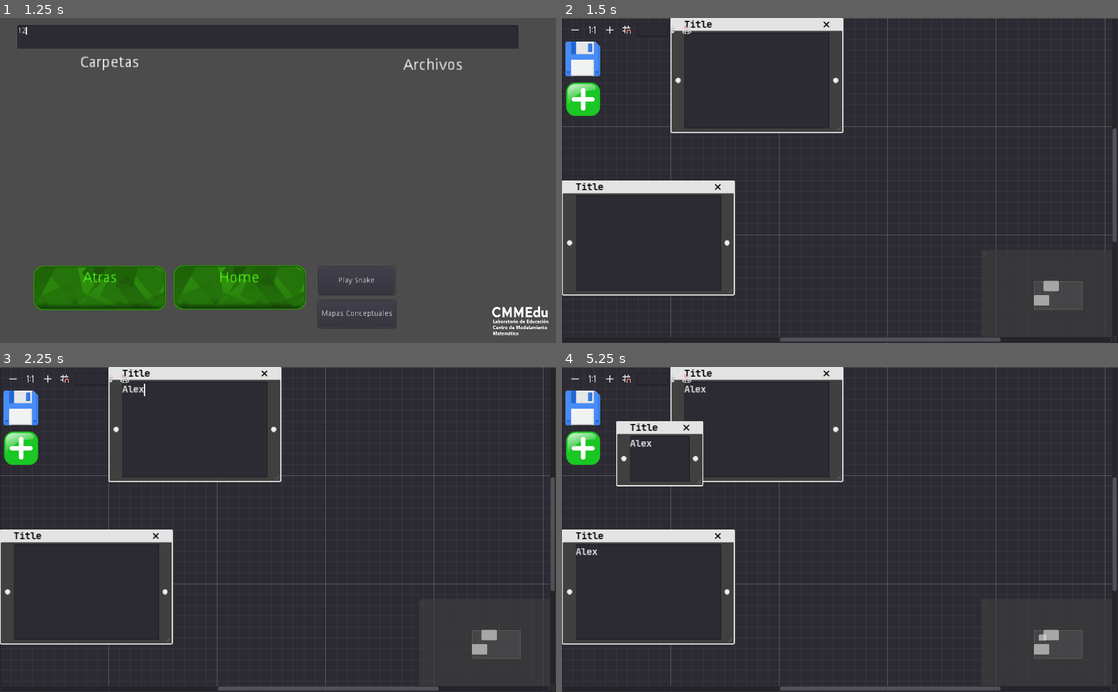
Above: before the commit, frames 1-4 (two rows, left to right).
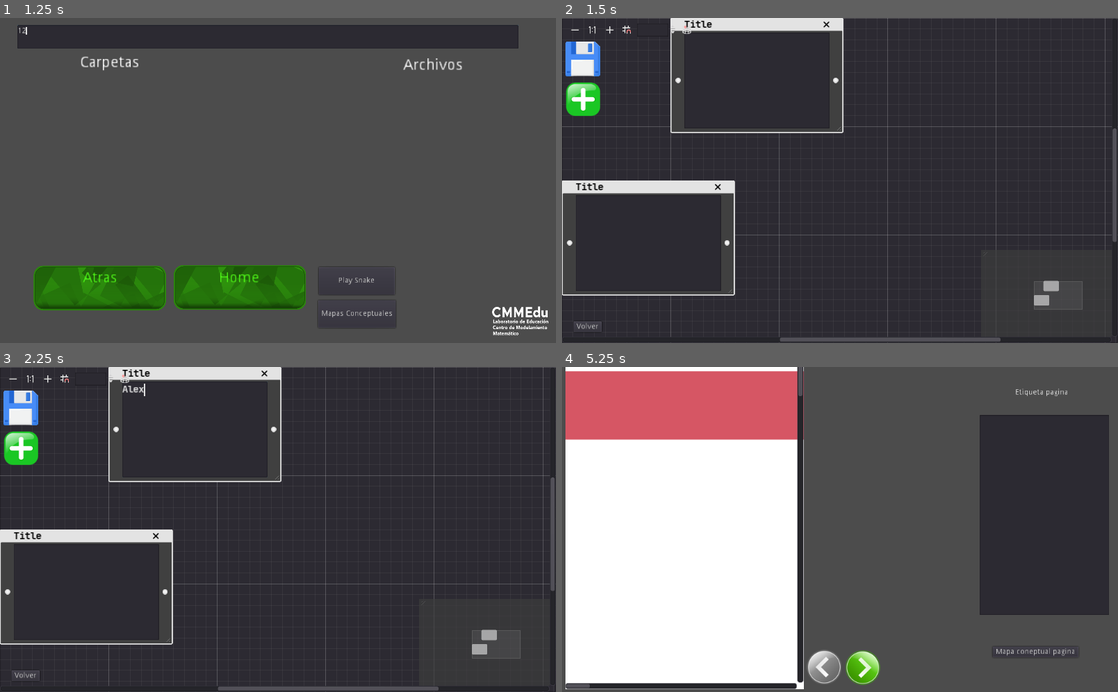
Above: after the commit, the same moments.

Repository: dhigueraf/Reader
Game: Godot game, scene res://Escenas/Scene.tscn
The game is run twice, just before and just after one commit, with the same random seed, the same clock (stepped at 60 frames per second) and the same inputs. Before the commit the project starts from res://Ecenas/Scene.tscn.
Inputs (mouse positions are in pixels of both pictures, inside the frame that each line leads up to):
- Up to frame 1 (1.25 s): click (266, 37) at 0.52 s; type "12" at 0.6 s
- Up to frame 2 (1.5 s): click "Mapas Conceptuales" at 1.25 s
- Up to frame 3 (2.25 s): click (194, 428) at 2.02 s; type "Alex" at 2.1 s
- Up to frame 4 (5.25 s): click (650, 591) at 2.25 s; type "Alex" at 2.33 s; click (584, 409) at 2.75 s; click (584, 448) at 3.5 s; click (662, 458) at 4.27 s; type "Alex" at 4.35 s; click (589, 675) at 5 s, where only the run after the commit has a clickable "Volver"

Frame 1 is identical in both runs. In frame 2, less than 0.1% of the frame differs, in the area x 2-8%, y 93-97%; in frame 3, less than 0.1%; in frame 4, 74%, in the area x 0-100%, y 0-100%.

Commit message:
reading json

Diff:
--- a/Ecenas/Scene.tscn
+++ b/Escenas/Scene.tscn
@@ -1,21 +1,21 @@
 [gd_scene load_steps=7 format=2]
 
-[ext_resource path="res://Scripts/Extras.gd" type="Script" id=1]
-[ext_resource path="res://Scripts/Manager.gd" type="Script" id=2]
+[ext_resource path="res://Scripts/Manager.gd" type="Script" id=1]
+[ext_resource path="res://Scripts/Extras.gd" type="Script" id=2]
 [ext_resource path="res://Sprites/boton-01.png" type="Texture" id=3]
-[ext_resource path="res://Sprites/boton-01_pressed.png" type="Texture" id=4]
-[ext_resource path="res://Sprites/logocmm.png" type="Texture" id=5]
+[ext_resource path="res://Sprites/logocmm.png" type="Texture" id=4]
+[ext_resource path="res://Sprites/boton-01_pressed.png" type="Texture" id=5]
 [ext_resource path="res://Objetos/pdfbuttons.tscn" type="PackedScene" id=6]
 
 [node name="Scene" type="Node2D"]
-script = ExtResource( 1 )
+script = ExtResource( 2 )
 
 [node name="CanvasLayer" type="CanvasLayer" parent="."]
 
 [node name="Controller" type="Control" parent="CanvasLayer"]
 anchor_right = 1.0
 anchor_bottom = 1.0
-script = ExtResource( 2 )
+script = ExtResource( 1 )
 
 [node name="LB_Carpetas" type="Label" parent="CanvasLayer/Controller"]
 anchor_left = 0.5
--- a/Ecenas/notas.tscn
+++ b/Escenas/notas.tscn
@@ -1,56 +1,57 @@
 [gd_scene load_steps=6 format=2]
 
-[ext_resource path="res://backgrounds/pagina_1.png" type="Texture" id=1]
-[ext_resource path="res://Scripts/PagesLoader.gd" type="Script" id=2]
-[ext_resource path="res://Sprites/btn_advance_pressed.png" type="Texture" id=3]
-[ext_resource path="res://Sprites/btn_advance.png" type="Texture" id=4]
-[ext_resource path="res://Sprites/btn_advance_disabled.png" type="Texture" id=5]
+[ext_resource path="res://Scripts/PagesLoader.gd" type="Script" id=1]
+[ext_resource path="res://Sprites/btn_advance_disabled.png" type="Texture" id=2]
+[ext_resource path="res://Sprites/btn_advance.png" type="Texture" id=3]
+[ext_resource path="res://Sprites/btn_advance_pressed.png" type="Texture" id=4]
+[ext_resource path="res://backgrounds/pagina_1.png" type="Texture" id=5]
 
 [node name="Node2D" type="Node2D"]
 
 [node name="CanvasLayer" type="CanvasLayer" parent="."]
-script = ExtResource( 2 )
+script = ExtResource( 1 )
 
 [node name="ScrollContainer" type="ScrollContainer" parent="CanvasLayer"]
 anchor_left = 0.289
 anchor_top = 0.007
 anchor_right = 0.718
 anchor_bottom = 1.005
-margin_left = 0.0639954
-margin_top = -0.2
-margin_right = -0.232056
+margin_left = -289.936
+margin_top = -8.2
+margin_right = -290.232
+margin_bottom = -8.0
 
 [node name="TextureRect" type="TextureRect" parent="CanvasLayer/ScrollContainer"]
 margin_right = 4967.0
 margin_bottom = 7017.0
-texture = ExtResource( 1 )
+texture = ExtResource( 5 )
 
 [node name="retroceder" type="TextureButton" parent="CanvasLayer"]
 anchor_left = 0.5
 anchor_top = 0.5
 anchor_right = 0.5
 anchor_bottom = 0.5
-margin_left = -281.0
-margin_top = 235.0
-margin_right = -217.0
-margin_bottom = 299.0
+margin_left = -61.0
+margin_top = 222.0
+margin_right = 3.0
+margin_bottom = 286.0
 disabled = true
-texture_normal = ExtResource( 4 )
-texture_pressed = ExtResource( 3 )
-texture_disabled = ExtResource( 5 )
+texture_normal = ExtResource( 3 )
+texture_pressed = ExtResource( 4 )
+texture_disabled = ExtResource( 2 )
 
 [node name="avanzar" type="TextureButton" parent="CanvasLayer"]
 anchor_left = 0.5
 anchor_top = 0.5
 anchor_right = 0.5
 anchor_bottom = 0.5
-margin_left = 224.0
-margin_top = 237.0
-margin_right = 288.0
-margin_bottom = 301.0
-texture_normal = ExtResource( 4 )
-texture_pressed = ExtResource( 3 )
-texture_disabled = ExtResource( 5 )
+margin_left = 10.0
+margin_top = 223.0
+margin_right = 74.0
+margin_bottom = 287.0
+texture_normal = ExtResource( 3 )
+texture_pressed = ExtResource( 4 )
+texture_disabled = ExtResource( 2 )
 flip_h = true
 
 [node name="TextEdit" type="TextEdit" parent="CanvasLayer"]
@@ -58,10 +59,10 @@
 anchor_top = 0.152
 anchor_right = 0.979
 anchor_bottom = 0.767
-margin_left = 0.0959473
-margin_top = -0.200005
-margin_right = 0.503967
-margin_bottom = -0.200012
+margin_left = 5.09607
+margin_top = -2.19999
+margin_right = 5.50409
+margin_bottom = -2.20001
 
 [node name="EtiquetaPagina" type="Label" parent="CanvasLayer"]
 anchor_left = 0.752
@@ -76,5 +77,13 @@
 align = 1
 valign = 1
 
+[node name="Button" type="Button" parent="CanvasLayer"]
+margin_left = 793.0
+margin_top = 516.0
+margin_right = 951.0
+margin_bottom = 536.0
+text = "Mapa coneptual pagina"
+
 [connection signal="pressed" from="CanvasLayer/retroceder" to="CanvasLayer" method="_on_retroceder_pressed"]
 [connection signal="pressed" from="CanvasLayer/avanzar" to="CanvasLayer" method="_on_avanzar_pressed"]
+[connection signal="pressed" from="CanvasLayer/Button" to="CanvasLayer" method="_on_Button_pressed"]
--- a/Scripts/Global.gd
+++ b/Scripts/Global.gd
@@ -4,8 +4,10 @@
 var FileReading = {
 	nombre = "",
 	nombrecompleto = "",
-	location = ""
-
+	location = "",
+	nombrelocation ="",
+	extension = ".",
+	numeropaginas = 0
 }
 
 var interactivos = {
--- a/Scripts/Manager.gd
+++ b/Scripts/Manager.gd
@@ -101,7 +101,7 @@
 			btndir.text = file
 			var filearray = file.split(".")
 			if( filearray[-1] == "pdf" ):
-				btndir.connect("pressed",self,"pdfButtons",[currentdir+"/"+file])
+				btndir.connect("pressed",self,"pdfButtons",[currentdir+"/"+file,file])
 			else:
 				btndir.connect("pressed",self,"openfile",[currentdir+"/"+file])
 			$ContainerArchivos/VBoxContainer.add_child(btndir)
@@ -145,10 +145,17 @@
 		iteratedirectorys(currentdir)
 
 
-func pdfButtons(filename):
+func pdfButtons(filedir,filename):
 	print("PDF buttons")
 	$pdfbuttons.visible = true
-	filetoopen = filename
+	Global.FileReading.location = currentdir
+	var filenamearray = filename.split(".")
+	Global.FileReading.nombre = filenamearray[0]
+	Global.FileReading.extension = filenamearray[-1]
+	Global.FileReading.nombrecompleto = filename
+	Global.FileReading.nombrelocation = filedir
+	print(Global.FileReading)
+	filetoopen = filedir
 
 
 func _on_BtnHome_pressed():
@@ -166,11 +173,6 @@
 
 func _on_BtnNotas_pressed():
 	$pdfbuttons.activateLoading()
-
-	Global.FileReading.nombrecompleto = filetoopen
-	print(Global.FileReading.nombre)
-
-
 	prepararanotas()
 
 
@@ -210,7 +212,10 @@
 
 		var output = []
 		OS.execute(ejecutable, [filetoopen], true, output)
+		print("Ouput: ")
 		for text in output:
 			print(text)
-
-	get_tree().change_scene("res://Ecenas/notas.tscn")
+		print("Fin Ejecución")
+
+	print("Cambiar de escena")
+	get_tree().change_scene("res://Escenas/notas.tscn")
--- a/Scripts/PagesLoader.gd
+++ b/Scripts/PagesLoader.gd
@@ -8,7 +8,6 @@
 	var path = OS.get_executable_path()
 	var converterdir = path.get_base_dir() + "/converter"
 	var dir = Directory.new()
-
 
 	if dir.open(converterdir) == OK:
 		dir.list_dir_begin()
@@ -27,9 +26,41 @@
 
 	if(pages.size() > 0):
 		maxindex = pages.size()
+		Global.FileReading.numeropaginas = maxindex
 		updateindex(0)
 	else:
 		maxindex = 0
+
+	print("File loaded")
+	print(Global.FileReading)
+
+	var jsonpdf = File.new()
+	if not jsonpdf.file_exists(Global.FileReading.location + "/" + Global.FileReading.nombre  +".json"):
+		print("No existe")
+		jsonpdf.open(Global.FileReading.location + "/" + Global.FileReading.nombre  +".json", File.WRITE)
+		jsonpdf.store_line( to_json( generate_json(maxindex) ) )
+		jsonpdf.close()
+
+	jsonpdf.open(Global.FileReading.location + "/" + Global.FileReading.nombre  +".json", File.READ)
+	var save_data = parse_json(jsonpdf.get_as_text())
+	print("Save data")
+	print(save_data)
+
+func generate_json(num):
+	var emptyjson = {
+		paginas = [],
+		numerodepaginas = num
+	}
+	var iterator = 0
+	while iterator < num :
+		var pagtoadd = {
+			id = iterator,
+			notas = "",
+			mapaideas = {}
+		}
+		emptyjson.paginas.append(pagtoadd)
+		iterator+= 1
+	return emptyjson
 
 func setimage(index):
 	print("set iamge index: " + str(index))
@@ -65,3 +96,7 @@
 
 func _on_avanzar_pressed():
 	updateindex(1)
+
+
+func _on_Button_pressed():
+	get_tree().change_scene("res://mapas/Mapas.tscn")
--- a/mapas/GraphEdit.gd
+++ b/mapas/GraphEdit.gd
@@ -151,12 +151,16 @@
 	pass
 
 
-func _on_TextureButton_pressed():
-	save()
-
-
 func _on_PlusButton_pressed():
 	var graph_node_instance = graph_node.instance()
 	graph_node_instance.set_size(Vector2(float(160), float(120) ))
 	graph_node_instance.set_offset(Vector2(float(100), float(100)))
 	add_child(graph_node_instance)
+
+
+func _on_saveButton_pressed():
+	save()
+
+
+func _on_Button_pressed():
+	get_tree().change_scene("res://Escenas/notas.tscn")
--- a/mapas/GraphEdit.tscn
+++ b/mapas/GraphEdit.tscn
@@ -1,11 +1,7 @@
-[gd_scene load_steps=7 format=2]
+[gd_scene load_steps=3 format=2]
 
 [ext_resource path="res://mapas/GraphNode.tscn" type="PackedScene" id=1]
 [ext_resource path="res://mapas/GraphEdit.gd" type="Script" id=2]
-[ext_resource path="res://Sprites/floppy.png" type="Texture" id=3]
-[ext_resource path="res://Sprites/floppy_pressed.png" type="Texture" id=4]
-[ext_resource path="res://Sprites/btnplus_pressed.png" type="Texture" id=5]
-[ext_resource path="res://Sprites/btnplus.png" type="Texture" id=6]
 
 [node name="GraphEdit" type="GraphEdit"]
 anchor_right = 1.0
@@ -32,22 +28,6 @@
 "_edit_use_anchors_": false
 }
 
-[node name="saveButton" type="TextureButton" parent="."]
-margin_left = 6.0
-margin_top = 44.0
-margin_right = 70.0
-margin_bottom = 108.0
-texture_normal = ExtResource( 3 )
-texture_pressed = ExtResource( 4 )
-
-[node name="PlusButton" type="TextureButton" parent="."]
-margin_left = 7.0
-margin_top = 118.0
-margin_right = 71.0
-margin_bottom = 182.0
-texture_normal = ExtResource( 6 )
-texture_pressed = ExtResource( 5 )
-
 [connection signal="_end_node_move" from="." to="." method="_on_GraphEdit__end_node_move"]
 [connection signal="connection_from_empty" from="." to="." method="_on_GraphEdit_connection_from_empty"]
 [connection signal="connection_request" from="." to="." method="_on_GraphEdit_connection_request"]
@@ -58,5 +38,3 @@
 [connection signal="duplicate_nodes_request" from="." to="." method="_on_GraphEdit_duplicate_nodes_request"]
 [connection signal="node_selected" from="." to="." method="_on_GraphEdit_node_selected"]
 [connection signal="paste_nodes_request" from="." to="." method="_on_GraphEdit_paste_nodes_request"]
-[connection signal="pressed" from="saveButton" to="." method="_on_TextureButton_pressed"]
-[connection signal="pressed" from="PlusButton" to="." method="_on_PlusButton_pressed"]
--- a/mapas/Mapas.tscn
+++ b/mapas/Mapas.tscn
@@ -1,8 +1,12 @@
-[gd_scene load_steps=4 format=2]
+[gd_scene load_steps=8 format=2]
 
 [ext_resource path="res://mapas/theme.tres" type="Theme" id=1]
 [ext_resource path="res://mapas/GraphEdit.tscn" type="PackedScene" id=2]
 [ext_resource path="res://mapas/PopupDialog.gd" type="Script" id=3]
+[ext_resource path="res://Sprites/btnplus_pressed.png" type="Texture" id=4]
+[ext_resource path="res://Sprites/floppy_pressed.png" type="Texture" id=5]
+[ext_resource path="res://Sprites/btnplus.png" type="Texture" id=6]
+[ext_resource path="res://Sprites/floppy.png" type="Texture" id=7]
 
 [node name="Main" type="Control"]
 anchor_right = 1.0
@@ -100,7 +104,33 @@
 size_flags_horizontal = 3
 color = Color( 0.333333, 0.113725, 0.113725, 1 )
 
+[node name="saveButton" type="TextureButton" parent="."]
+margin_left = 6.0
+margin_top = 44.0
+margin_right = 70.0
+margin_bottom = 108.0
+texture_normal = ExtResource( 7 )
+texture_pressed = ExtResource( 5 )
+
+[node name="PlusButton" type="TextureButton" parent="."]
+margin_left = 7.0
+margin_top = 118.0
+margin_right = 71.0
+margin_bottom = 182.0
+texture_normal = ExtResource( 6 )
+texture_pressed = ExtResource( 4 )
+
+[node name="Button" type="Button" parent="."]
+margin_left = 21.0
+margin_top = 560.0
+margin_right = 73.0
+margin_bottom = 580.0
+text = "Volver"
+
 [connection signal="pressed" from="PopupDialog/MarginContainer/VBoxContainer/Save" to="PopupDialog" method="_on_Save_pressed"]
 [connection signal="text_changed" from="PopupDialog/MarginContainer/VBoxContainer/HBoxContainer/TextEdit" to="PopupDialog" method="_on_TextEdit_text_changed"]
 [connection signal="color_changed" from="PopupDialog/MarginContainer/VBoxContainer/HBoxContainer2/ColorFrame" to="PopupDialog" method="_on_ColorFrame_color_changed"]
 [connection signal="color_changed" from="PopupDialog/MarginContainer/VBoxContainer/HBoxContainer3/ColorSelected" to="PopupDialog" method="_on_ColorSelected_color_changed"]
+[connection signal="pressed" from="saveButton" to="GraphEdit" method="_on_saveButton_pressed"]
+[connection signal="pressed" from="PlusButton" to="GraphEdit" method="_on_PlusButton_pressed"]
+[connection signal="pressed" from="Button" to="GraphEdit" method="_on_Button_pressed"]
--- a/project.godot
+++ b/project.godot
@@ -21,7 +21,7 @@
 [application]
 
 config/name="Pdf Loader"
-run/main_scene="res://Ecenas/Scene.tscn"
+run/main_scene="res://Escenas/Scene.tscn"
 boot_splash/image="res://backgrounds/logo bg.png"
 boot_splash/bg_color=Color( 0, 0, 0, 1 )
 config/icon="res://icon.png"
Not shown: 4 places in Escenas/Scene.tscn that only renumber resources
